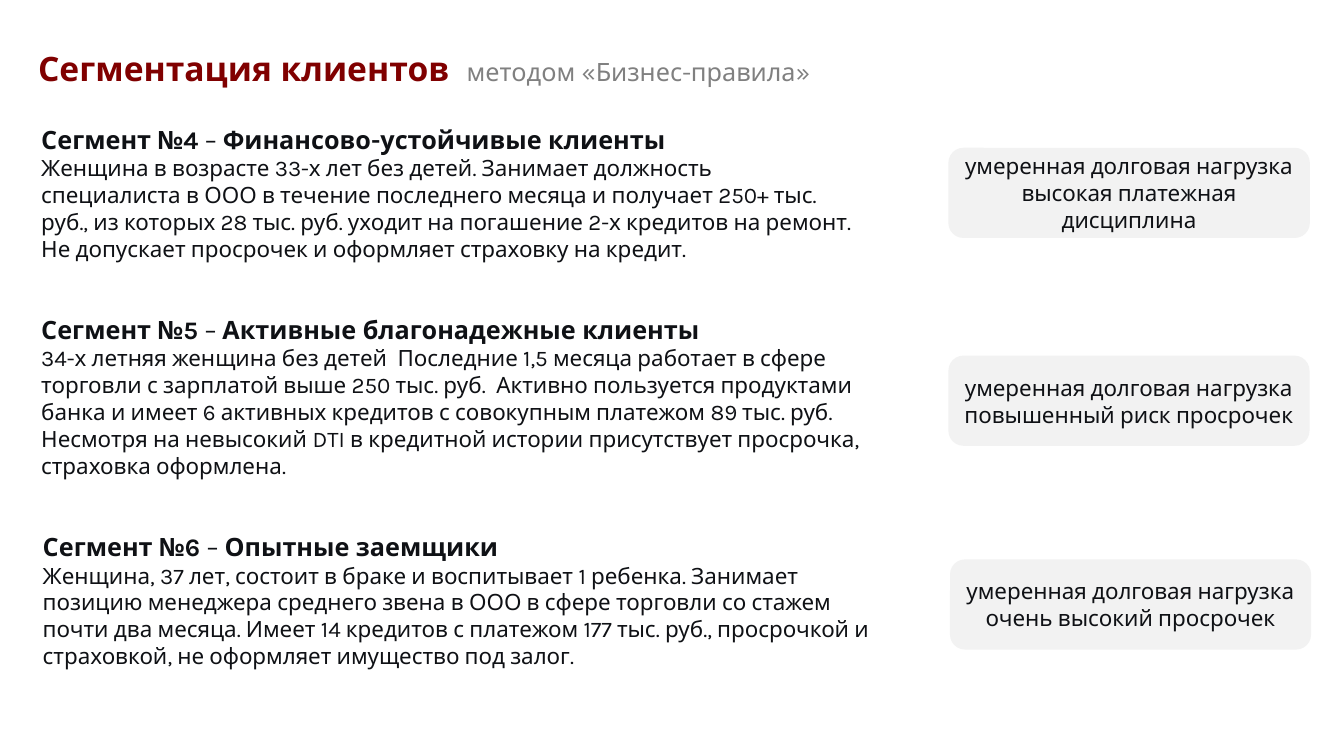
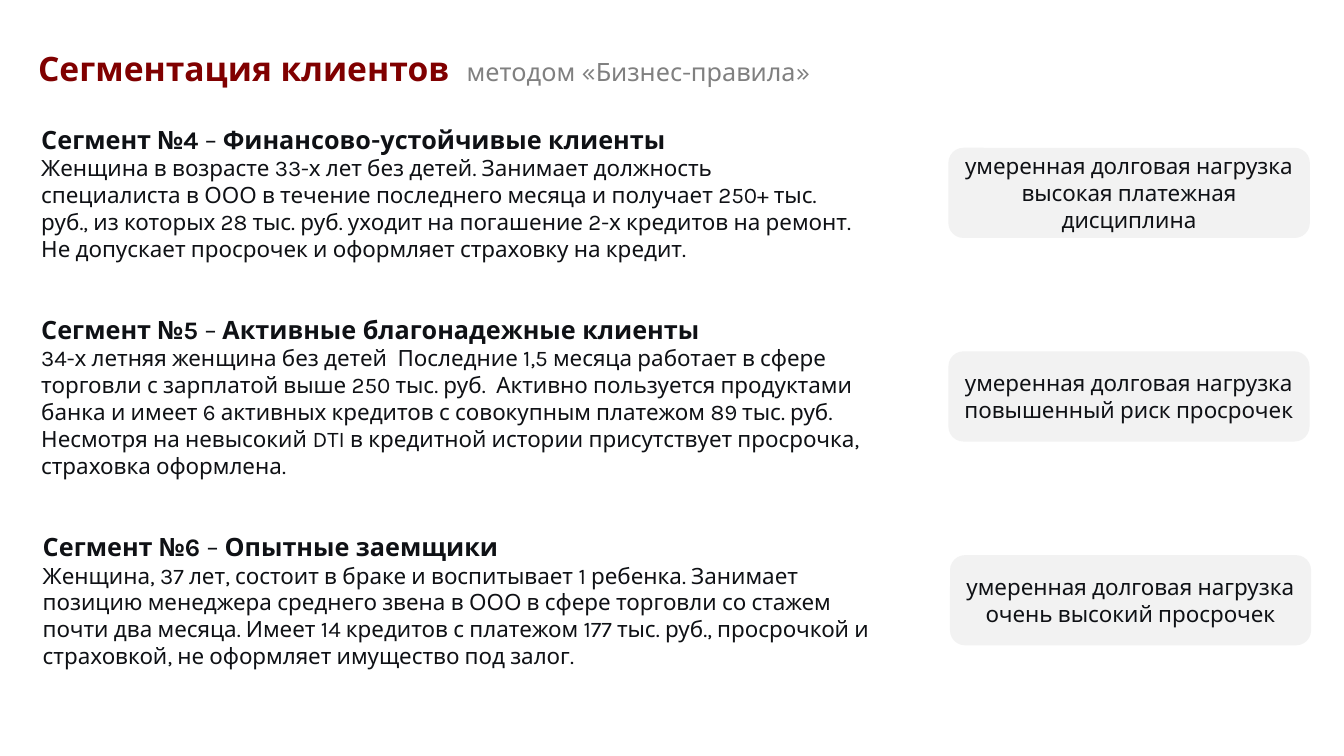
Before and after one commit to arinakatysheva/HW_1_2025-Katysheva_Arina, a slide deck: slide 32 of HW1.pptx. Drawn at 1344x756 pixels with LibreOffice and Linux fonts; fonts in the diff are those of the drawing. Boxes give left, top, right and bottom in pixels: in the first picture for what was removed or moved away, otherwise in the second. Text is boxed around its words. In the diff, an @@ line names an element or a change of style, - is before the commit and + after.

```diff
--- a/HW1.pptx
+++ b/HW1.pptx
@@ rounded rectangle "умеренная долговая нагрузка": place and size @@
-rounded rectangle "умеренная долговая нагрузка" at (949, 356, 1310, 446)
+rounded rectangle "умеренная долговая нагрузка" at (949, 352, 1310, 442)
@@ rounded rectangle "умеренная долговая нагрузка": place and size @@
-rounded rectangle "умеренная долговая нагрузка" at (950, 560, 1311, 649)
+rounded rectangle "умеренная долговая нагрузка" at (950, 556, 1311, 645)
```
Also in this commit, not shown: 2 other slides changed, 2 slides added.
